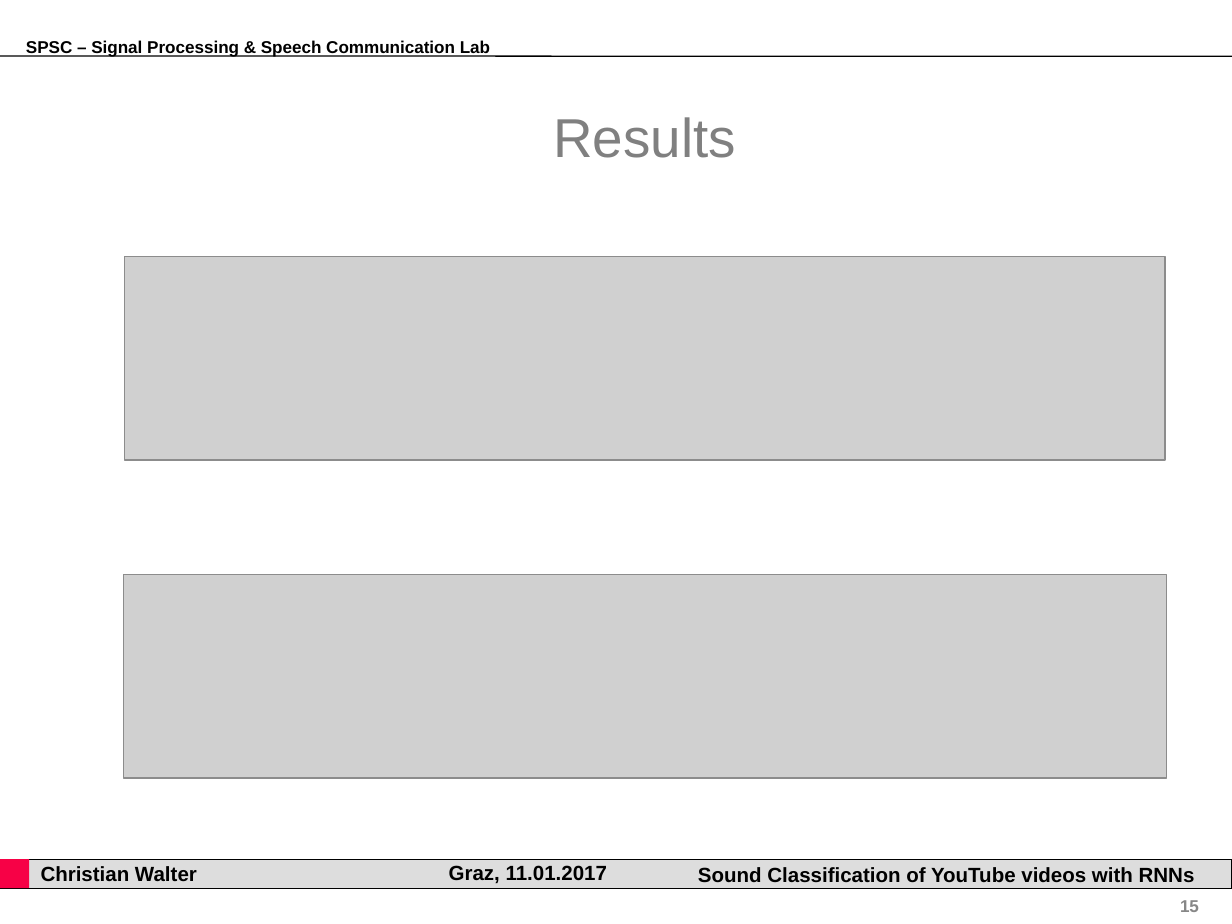
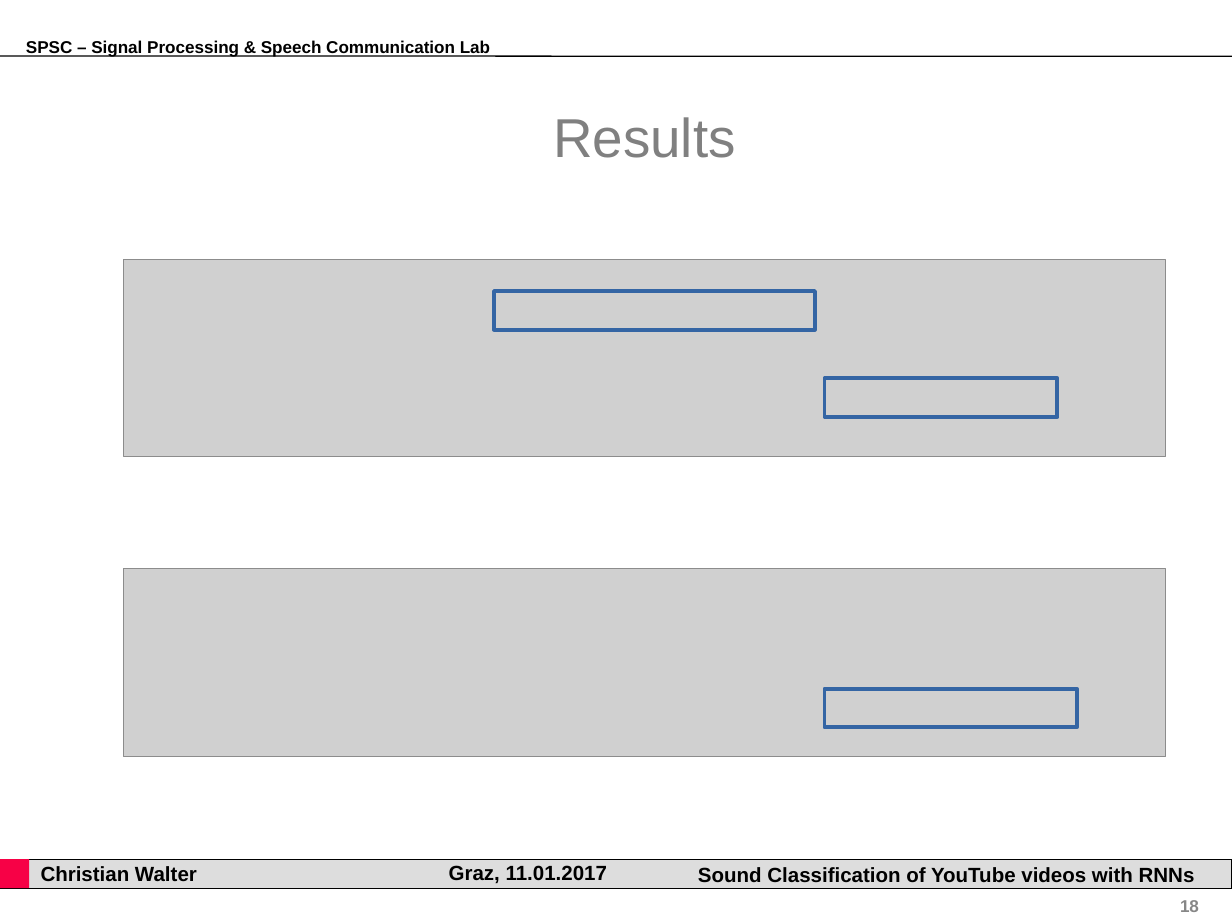
Before and after one commit to gartenschlaefer/present, a slide deck: slide 18 of bachelor_thesis/bachelor_thesis.ppt (slide 15 before the commit). Drawn at 1232x924 pixels with LibreOffice and Linux fonts; fonts in the diff are those of the drawing; grey boxes stand for pictures; background and template pictures are left out. Boxes give left, top, right and bottom in pixels: in the first picture for what was removed or moved away, otherwise in the second. Text is boxed around its words. In the diff, an @@ line names an element or a change of style, - is before the commit and + after.

```diff
--- a/bachelor_thesis/bachelor_thesis.ppt
+++ b/bachelor_thesis/bachelor_thesis.ppt
@@ picture: place and size @@
-picture at (124, 256, 1165, 460)
+picture at (123, 260, 1165, 456)
@@ rectangle added at (494, 291, 814, 329), outline #3465A4 2.3 pt @@
@@ rectangle added at (824, 378, 1057, 416), outline #3465A4 2.3 pt @@
@@ picture: place and size @@
-picture at (123, 574, 1167, 777)
+picture at (123, 568, 1165, 756)
@@ rectangle added at (824, 689, 1077, 727), outline #3465A4 2.3 pt @@
@@ page number at (1180, 900, 1199, 912): text changed @@
-15
+18
```
Also in this commit, not shown: 12 other slides changed, 4 slides added, 2 slides removed, 30 other files.
